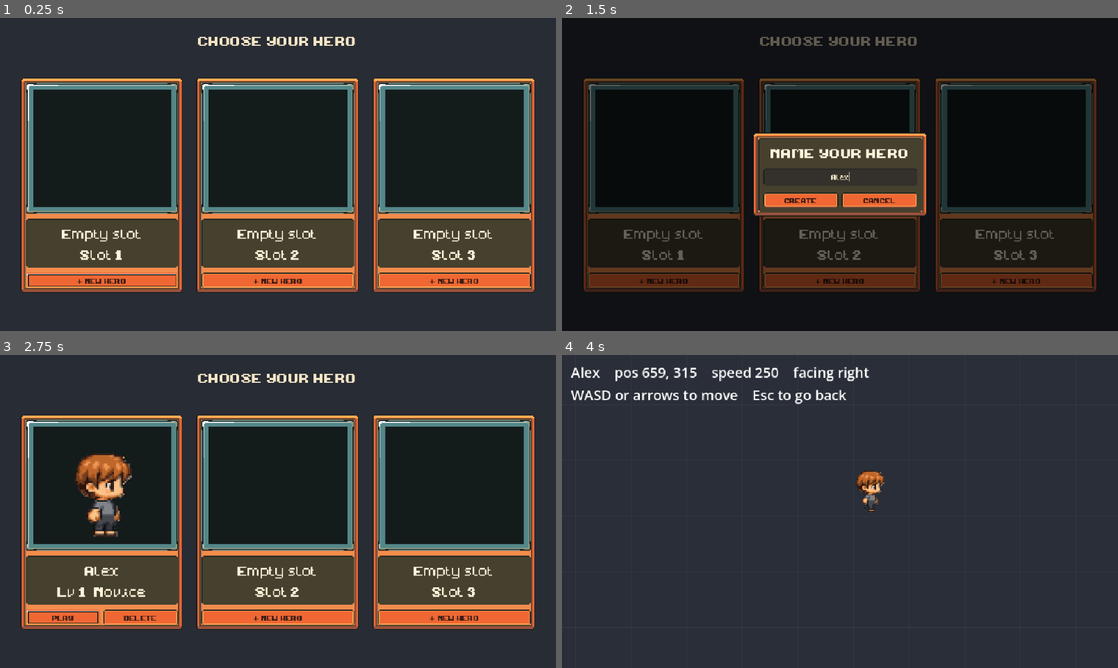
Above: before the commit, frames 1-4 (two rows, left to right).
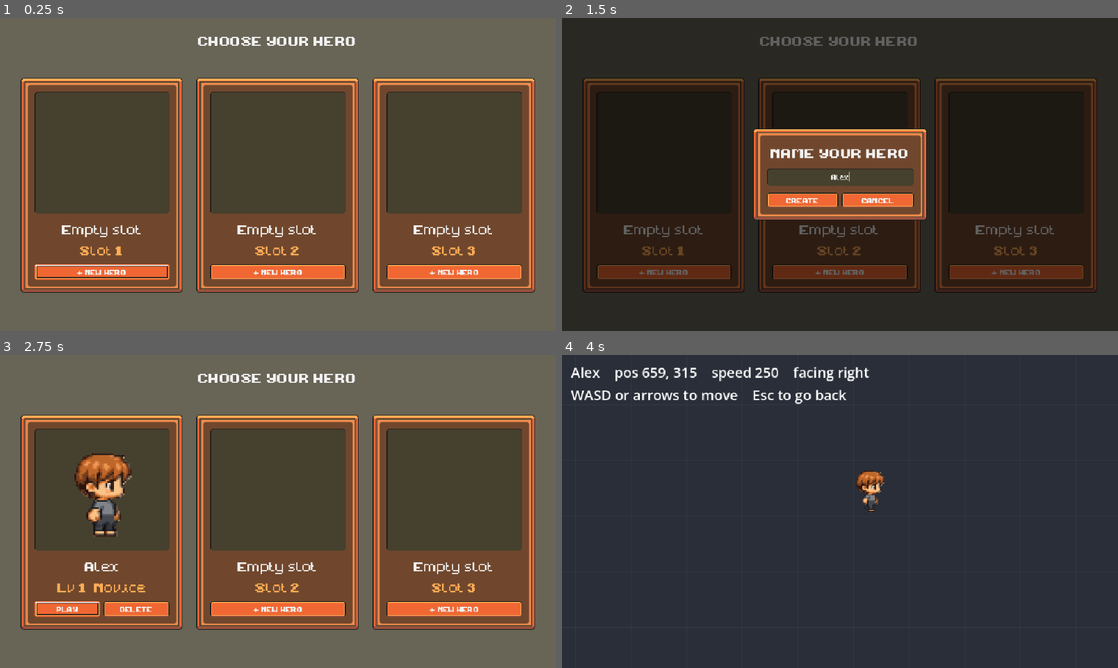
Above: after the commit, the same moments.

Repository: tthung1997/miniquest
Game: Godot game, scene res://scenes/main.tscn
The game is run twice, just before and just after one commit, with the same random seed, the same clock (stepped at 60 frames per second) and the same inputs.
Inputs (mouse positions are in pixels of both pictures, inside the frame that each line leads up to):
- Up to frame 1 (0.25 s): no input
- Up to frame 2 (1.5 s): click "+ NEW HERO" at 0.5 s; click (840, 177) at 1.27 s; type "Alex" at 1.35 s
- Up to frame 3 (2.75 s): click "CREATE" at 2 s
- Up to frame 4 (4 s): click "PLAY" at 2.75 s; tap Enter at 3.5 s; move the mouse to (962, 495) at 3.52 s; hold D (move_right) from 3.53 s (still down); tap E at 3.6 s; click (962, 495) at 3.67 s; tap Space at 3.77 s

The runs differ from the first frame. In frame 1, 93% of the frame differs, in the area x 0-100%, y 0-100%; in frame 2, 56%; in frame 3, 91%; in frame 4, nothing differs.

Commit message:
Restyle the selection screen in the Ninja Adventure palette
Follows the pack's own theme instead of mixing in colours from elsewhere:
orange frames around a warm brown interior, dark olive wells for the portrait
and name field, near-white text with light orange for the class line, and a
warm olive-grey background. Drops the teal portrait frame and the field fill,
which no longer have a use.

Co-authored-by: Copilot App <223556219+Copilot@users.noreply.github.com>

Diff:
--- a/resources/ui/wood_theme.tres
+++ b/resources/ui/wood_theme.tres
@@ -7,25 +7,39 @@
 [ext_resource type="Texture2D" path="res://assets/packs/ninja_adventure/ui/button_disabled.png" id="5_disabled"]
 [ext_resource type="Texture2D" path="res://assets/packs/ninja_adventure/ui/focus.png" id="6_focus"]
 [ext_resource type="Texture2D" path="res://assets/packs/ninja_adventure/ui/inset.png" id="7_inset"]
-[ext_resource type="Texture2D" path="res://assets/packs/ninja_adventure/ui/field.png" id="9_field"]
 [ext_resource type="FontFile" path="res://assets/packs/ninja_adventure/ui/NormalFont.ttf" id="8_font"]
 
 [sub_resource type="FontVariation" id="Font"]
 base_font = ExtResource("8_font")
 spacing_space = 2
 
-[sub_resource type="StyleBoxTexture" id="Panel"]
+[sub_resource type="StyleBoxTexture" id="Frame"]
+content_margin_left = 8.0
+content_margin_top = 8.0
+content_margin_right = 7.0
+content_margin_bottom = 7.0
 texture = ExtResource("1_panel")
 texture_margin_left = 6.0
 texture_margin_top = 6.0
 texture_margin_right = 5.0
 texture_margin_bottom = 5.0
 
-[sub_resource type="StyleBoxTexture" id="Plate"]
-content_margin_left = 6.0
-content_margin_top = 5.0
-content_margin_right = 6.0
-content_margin_bottom = 5.0
+[sub_resource type="StyleBoxFlat" id="Interior"]
+content_margin_left = 8.0
+content_margin_top = 8.0
+content_margin_right = 8.0
+content_margin_bottom = 8.0
+bg_color = Color(0.439, 0.278, 0.176, 1)
+corner_radius_top_left = 3
+corner_radius_top_right = 3
+corner_radius_bottom_right = 3
+corner_radius_bottom_left = 3
+
+[sub_resource type="StyleBoxTexture" id="Well"]
+content_margin_left = 5.0
+content_margin_top = 3.0
+content_margin_right = 5.0
+content_margin_bottom = 3.0
 texture = ExtResource("7_inset")
 texture_margin_left = 3.0
 texture_margin_top = 3.0
@@ -84,37 +98,28 @@
 texture_margin_bottom = 3.0
 draw_center = false
 
-[sub_resource type="StyleBoxTexture" id="Inset"]
-content_margin_left = 5.0
-content_margin_top = 3.0
-content_margin_right = 5.0
-content_margin_bottom = 3.0
-texture = ExtResource("9_field")
-texture_margin_left = 3.0
-texture_margin_top = 3.0
-texture_margin_right = 3.0
-texture_margin_bottom = 3.0
-
 [resource]
 default_font = SubResource("Font")
 default_font_size = 8
-Button/colors/font_color = Color(0.235, 0.118, 0.078, 1)
-Button/colors/font_disabled_color = Color(0.5, 0.35, 0.28, 1)
-Button/colors/font_focus_color = Color(0.235, 0.118, 0.078, 1)
-Button/colors/font_hover_color = Color(0.1, 0.05, 0.03, 1)
-Button/colors/font_pressed_color = Color(0.1, 0.05, 0.03, 1)
+AccentLabel/base_type = &"Label"
+AccentLabel/colors/font_color = Color(1, 0.678, 0.333, 1)
+Button/colors/font_color = Color(0.949, 0.949, 0.949, 1)
+Button/colors/font_disabled_color = Color(0.651, 0.651, 0.651, 1)
+Button/colors/font_focus_color = Color(0.949, 0.949, 0.949, 1)
+Button/colors/font_hover_color = Color(1, 1, 1, 1)
+Button/colors/font_pressed_color = Color(1, 1, 1, 1)
 Button/styles/disabled = SubResource("ButtonDisabled")
 Button/styles/focus = SubResource("Focus")
 Button/styles/hover = SubResource("ButtonHover")
 Button/styles/normal = SubResource("ButtonNormal")
 Button/styles/pressed = SubResource("ButtonPressed")
-Label/colors/font_color = Color(1, 0.957, 0.863, 1)
-LineEdit/colors/caret_color = Color(0.96, 0.9, 0.78, 1)
-LineEdit/colors/font_color = Color(0.96, 0.9, 0.78, 1)
-LineEdit/colors/font_placeholder_color = Color(0.6, 0.55, 0.45, 1)
-LineEdit/styles/focus = SubResource("Inset")
-LineEdit/styles/normal = SubResource("Inset")
-Panel/styles/panel = SubResource("Panel")
-PanelContainer/styles/panel = SubResource("Panel")
-InsetPanel/base_type = &"PanelContainer"
-InsetPanel/styles/panel = SubResource("Plate")
+InteriorPanel/base_type = &"PanelContainer"
+InteriorPanel/styles/panel = SubResource("Interior")
+Label/colors/font_color = Color(0.949, 0.949, 0.949, 1)
+LineEdit/colors/caret_color = Color(0.949, 0.949, 0.949, 1)
+LineEdit/colors/font_color = Color(0.949, 0.949, 0.949, 1)
+LineEdit/colors/font_placeholder_color = Color(0.651, 0.651, 0.651, 1)
+LineEdit/styles/focus = SubResource("Well")
+LineEdit/styles/normal = SubResource("Well")
+Panel/styles/panel = SubResource("Frame")
+PanelContainer/styles/panel = SubResource("Frame")
--- a/scenes/ui/character_select.tscn
+++ b/scenes/ui/character_select.tscn
@@ -23,7 +23,7 @@
 anchor_bottom = 1.0
 grow_horizontal = 2
 grow_vertical = 2
-color = Color(0.157, 0.173, 0.204, 1)
+color = Color(0.408, 0.392, 0.337, 1)
 
 [node name="Margin" type="MarginContainer" parent="."]
 layout_mode = 1
@@ -43,7 +43,6 @@
 
 [node name="Title" type="Label" parent="Margin/Layout"]
 layout_mode = 2
-theme_override_colors/font_color = Color(0.96, 0.9, 0.78, 1)
 theme_override_font_sizes/font_size = 16
 text = "CHOOSE YOUR HERO"
 horizontal_alignment = 1
--- a/scenes/ui/confirm_dialog.tscn
+++ b/scenes/ui/confirm_dialog.tscn
@@ -37,7 +37,7 @@
 
 [node name="Plate" type="PanelContainer" parent="Center/Panel"]
 layout_mode = 2
-theme_type_variation = &"InsetPanel"
+theme_type_variation = &"InteriorPanel"
 
 [node name="Content" type="VBoxContainer" parent="Center/Panel/Plate"]
 layout_mode = 2
--- a/scenes/ui/hero_slot_card.tscn
+++ b/scenes/ui/hero_slot_card.tscn
@@ -2,42 +2,42 @@
 
 [ext_resource type="Script" path="res://scripts/ui/hero_slot_card.gd" id="1_card"]
 [ext_resource type="Theme" uid="uid://dfkxfcug6tuv3" path="res://resources/ui/wood_theme.tres" id="2_theme"]
-[ext_resource type="Texture2D" path="res://assets/packs/ninja_adventure/ui/portrait_frame.png" id="3_frame"]
+[ext_resource type="Texture2D" path="res://assets/packs/ninja_adventure/ui/inset.png" id="3_well"]
 [ext_resource type="PackedScene" path="res://scenes/paper_doll.tscn" id="4_doll"]
 
 [node name="HeroSlotCard" type="PanelContainer"]
 theme = ExtResource("2_theme")
 script = ExtResource("1_card")
 
-[node name="Content" type="VBoxContainer" parent="."]
+[node name="Interior" type="PanelContainer" parent="."]
+layout_mode = 2
+theme_type_variation = &"InteriorPanel"
+
+[node name="Content" type="VBoxContainer" parent="Interior"]
 layout_mode = 2
 theme_override_constants/separation = 6
 
-[node name="Portrait" type="NinePatchRect" parent="Content"]
+[node name="Portrait" type="NinePatchRect" parent="Interior/Content"]
 unique_name_in_owner = true
-custom_minimum_size = Vector2(0, 150)
+custom_minimum_size = Vector2(0, 140)
 layout_mode = 2
-texture = ExtResource("3_frame")
-patch_margin_left = 4
-patch_margin_top = 4
-patch_margin_right = 4
-patch_margin_bottom = 4
+texture = ExtResource("3_well")
+patch_margin_left = 3
+patch_margin_top = 3
+patch_margin_right = 3
+patch_margin_bottom = 3
 
-[node name="DollAnchor" type="Node2D" parent="Content/Portrait"]
+[node name="DollAnchor" type="Node2D" parent="Interior/Content/Portrait"]
 unique_name_in_owner = true
 
-[node name="PaperDoll" parent="Content/Portrait/DollAnchor" instance=ExtResource("4_doll")]
+[node name="PaperDoll" parent="Interior/Content/Portrait/DollAnchor" instance=ExtResource("4_doll")]
 unique_name_in_owner = true
 
-[node name="Plate" type="PanelContainer" parent="Content"]
-layout_mode = 2
-theme_type_variation = &"InsetPanel"
-
-[node name="Text" type="VBoxContainer" parent="Content/Plate"]
+[node name="Text" type="VBoxContainer" parent="Interior/Content"]
 layout_mode = 2
 theme_override_constants/separation = 2
 
-[node name="NameLabel" type="Label" parent="Content/Plate/Text"]
+[node name="NameLabel" type="Label" parent="Interior/Content/Text"]
 unique_name_in_owner = true
 layout_mode = 2
 theme_override_font_sizes/font_size = 16
@@ -45,32 +45,33 @@
 horizontal_alignment = 1
 text_overrun_behavior = 3
 
-[node name="InfoLabel" type="Label" parent="Content/Plate/Text"]
+[node name="InfoLabel" type="Label" parent="Interior/Content/Text"]
 unique_name_in_owner = true
 layout_mode = 2
+theme_type_variation = &"AccentLabel"
 theme_override_font_sizes/font_size = 16
 text = "Info"
 horizontal_alignment = 1
 
-[node name="Buttons" type="HBoxContainer" parent="Content"]
+[node name="Buttons" type="HBoxContainer" parent="Interior/Content"]
 layout_mode = 2
 theme_override_constants/separation = 4
 
-[node name="PlayButton" type="Button" parent="Content/Buttons"]
+[node name="PlayButton" type="Button" parent="Interior/Content/Buttons"]
 unique_name_in_owner = true
 custom_minimum_size = Vector2(0, 18)
 layout_mode = 2
 size_flags_horizontal = 3
 text = "PLAY"
 
-[node name="DeleteButton" type="Button" parent="Content/Buttons"]
+[node name="DeleteButton" type="Button" parent="Interior/Content/Buttons"]
 unique_name_in_owner = true
 custom_minimum_size = Vector2(0, 18)
 layout_mode = 2
 size_flags_horizontal = 3
 text = "DELETE"
 
-[node name="CreateButton" type="Button" parent="Content/Buttons"]
+[node name="CreateButton" type="Button" parent="Interior/Content/Buttons"]
 unique_name_in_owner = true
 custom_minimum_size = Vector2(0, 18)
 layout_mode = 2
--- a/scenes/ui/name_dialog.tscn
+++ b/scenes/ui/name_dialog.tscn
@@ -37,7 +37,7 @@
 
 [node name="Plate" type="PanelContainer" parent="Center/Panel"]
 layout_mode = 2
-theme_type_variation = &"InsetPanel"
+theme_type_variation = &"InteriorPanel"
 
 [node name="Content" type="VBoxContainer" parent="Center/Panel/Plate"]
 layout_mode = 2
Binary file removed: assets/packs/ninja_adventure/ui/field.png
Not shown, removed: assets/packs/ninja_adventure/ui/field.png.import
Binary file removed: assets/packs/ninja_adventure/ui/portrait_frame.png
Not shown, removed: assets/packs/ninja_adventure/ui/portrait_frame.png.import
Not shown, changed: DESIGN.md
